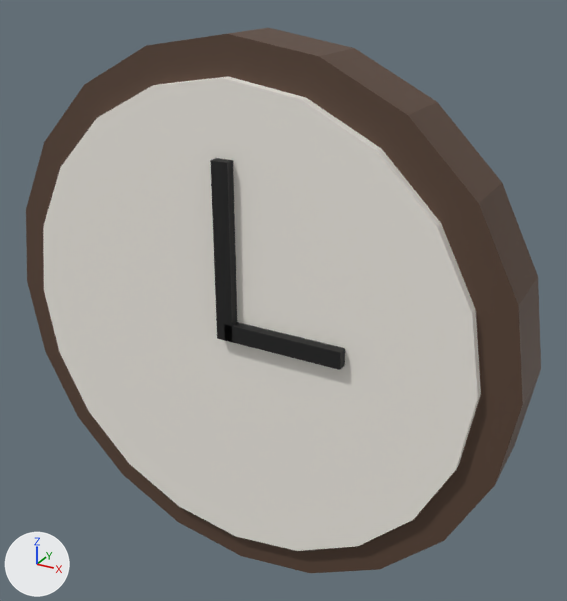
The FBX model unity/Assets/Art/rooms/wall_clock.fbx, before and after one commit.
Both versions are drawn from a camera (50 mm lens) standing at (0.216, -0.351, 0.354) and looking at (0.015, 0.014, 0.172). The lights are fixed; the arrows at lower left show +X, +Y and +Z. The older version comes first.

Script lines for the objects in view, before the commit:
```python
me_wall_clock = bpy.data.meshes.new('wall_clock')
me_wall_clock.from_pydata(...)  # a 20-sided cylinder along y spanning x -0.16..0.16, y -0.015..0.026, z 0.0..0.32, material slot 0; a 20-sided cylinder along y spanning x -0.14..0.14, y -0.02..0.025, z 0.02..0.3, material slot 1; a box spanning x -0.005..0.005, y -0.026..-0.016, z 0.16..0.26, material slot 2; a box spanning x 0.0..0.07, y -0.026..-0.016, z 0.16..0.17, material slot 2
me_wall_clock.materials.append(mat_c5a4436)  # brown #5a4436
me_wall_clock.materials.append(mat_cf4f0e8)  # white #f4f0e8
me_wall_clock.materials.append(mat_c1a1a1a)  # black #1a1a1a
ob_wall_clock = bpy.data.objects.new('wall_clock', me_wall_clock)
ob_wall_clock.location = (0.0, 0.0, 0.0)
```
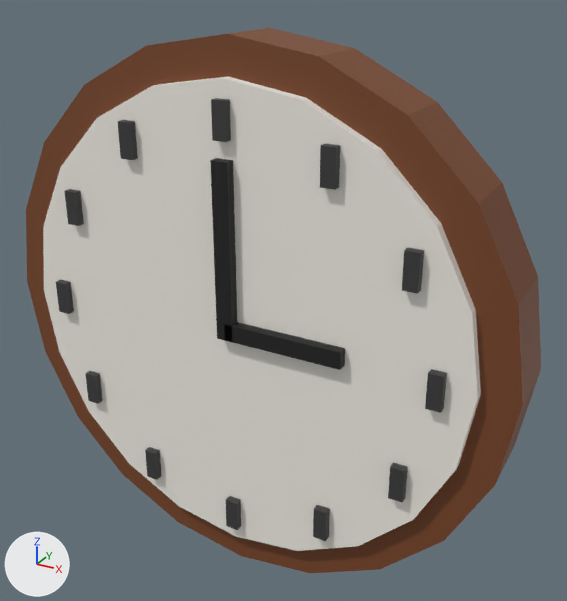
Where the change shows, as pixel boxes (x1, y1, x2, y2) in the pictures (567 x 601 px):
part 1 of me_wall_clock, added: after (211, 98, 231, 142)
part 2 of me_wall_clock, added: after (320, 144, 340, 190)
part 3 of me_wall_clock, added: after (402, 248, 424, 294)
part 4 of me_wall_clock, added: after (425, 369, 447, 413)
part 5 of me_wall_clock, added: after (388, 462, 408, 502)
part 6 of me_wall_clock, added: after (313, 505, 330, 541)
part 7 of me_wall_clock, added: after (226, 496, 241, 530)
part 8 of me_wall_clock, added: after (145, 447, 162, 480)
part 9 of me_wall_clock, added: after (85, 371, 103, 404)
part 10 of me_wall_clock, added: after (56, 280, 74, 314)
part 11 of me_wall_clock, added: after (64, 189, 84, 226)
part 12 of me_wall_clock, added: after (118, 120, 138, 160)
part 13 of me_wall_clock, recoloured: (26, 28, 541, 573) in both

Diff of the bpy script that builds the scene:
```diff
--- a/unity/Assets/Art/rooms/wall_clock.fbx.py
+++ b/unity/Assets/Art/rooms/wall_clock.fbx.py
@@ mat_c7a4626 @@
+mat_c7a4626 = principled_material('c7a4626')
+mat_c7a4626.base_color = (0.195, 0.0612, 0.0194)  # brown #7a4626
+mat_c7a4626.roughness = 0.6
@@ mat_c3a3a3a @@
+mat_c3a3a3a = principled_material('c3a3a3a')
+mat_c3a3a3a.base_color = (0.0423, 0.0423, 0.0423)  # dark grey #3a3a3a
+mat_c3a3a3a.roughness = 0.75
@@ me_wall_clock @@
 # used by ob_wall_clock; location = (0.0, 0.0, 0.0)
-me_wall_clock.from_pydata(...)  # 96 vertices, 56 faces; spans x -0.16..0.16, y -0.026..0.026, z 0.0..0.32
+me_wall_clock.from_pydata(...)  # 192 vertices, 128 faces; spans x -0.16..0.16, y -0.026..0.026, z 0.0..0.32
+# me_wall_clock part 1: a new loose piece, a box spanning x -0.004..0.004, y -0.0245..-0.0145, z 0.27..0.29, in mat_c3a3a3a (dark grey #3a3a3a)
+# me_wall_clock part 2: a new loose piece, a box spanning x 0.056..0.064, y -0.0245..-0.0145, z 0.2539..0.2739, in mat_c3a3a3a (dark grey #3a3a3a)
+# me_wall_clock part 3: a new loose piece, a box spanning x 0.0999..0.1079, y -0.0245..-0.0145, z 0.21..0.23, in mat_c3a3a3a (dark grey #3a3a3a)
+# me_wall_clock part 4: a new loose piece, a box spanning x 0.116..0.124, y -0.0245..-0.0145, z 0.15..0.17, in mat_c3a3a3a (dark grey #3a3a3a)
+# me_wall_clock part 5: a new loose piece, a box spanning x 0.0999..0.1079, y -0.0245..-0.0145, z 0.09..0.11, in mat_c3a3a3a (dark grey #3a3a3a)
+# me_wall_clock part 6: a new loose piece, a box spanning x 0.056..0.064, y -0.0245..-0.0145, z 0.0461..0.0661, in mat_c3a3a3a (dark grey #3a3a3a)
+# me_wall_clock part 7: a new loose piece, a box spanning x -0.004..0.004, y -0.0245..-0.0145, z 0.03..0.05, in mat_c3a3a3a (dark grey #3a3a3a)
+# me_wall_clock part 8: a new loose piece, a box spanning x -0.064..-0.056, y -0.0245..-0.0145, z 0.0461..0.0661, in mat_c3a3a3a (dark grey #3a3a3a)
+# me_wall_clock part 9: a new loose piece, a box spanning x -0.1079..-0.0999, y -0.0245..-0.0145, z 0.09..0.11, in mat_c3a3a3a (dark grey #3a3a3a)
+# me_wall_clock part 10: a new loose piece, a box spanning x -0.124..-0.116, y -0.0245..-0.0145, z 0.15..0.17, in mat_c3a3a3a (dark grey #3a3a3a)
+# me_wall_clock part 11: a new loose piece, a box spanning x -0.1079..-0.0999, y -0.0245..-0.0145, z 0.21..0.23, in mat_c3a3a3a (dark grey #3a3a3a)
+# me_wall_clock part 12: a new loose piece, a box spanning x -0.064..-0.056, y -0.0245..-0.0145, z 0.2539..0.2739, in mat_c3a3a3a (dark grey #3a3a3a)
+# me_wall_clock part 13: 22 faces spanning x -0.16..0.16, y -0.015..0.026, z 0.0..0.32 switch from mat_c5a4436 (brown #5a4436) to mat_c7a4626 (brown #7a4626)
 me_wall_clock.materials.append(mat_cf4f0e8)
 me_wall_clock.materials.append(mat_c1a1a1a)
+me_wall_clock.materials.append(mat_c3a3a3a)  # dark grey #3a3a3a
```
